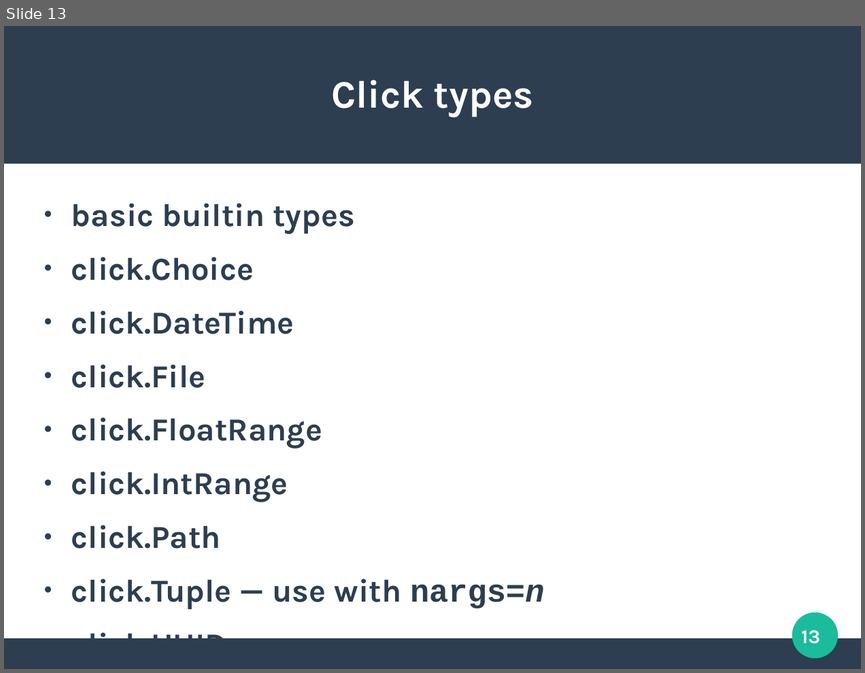
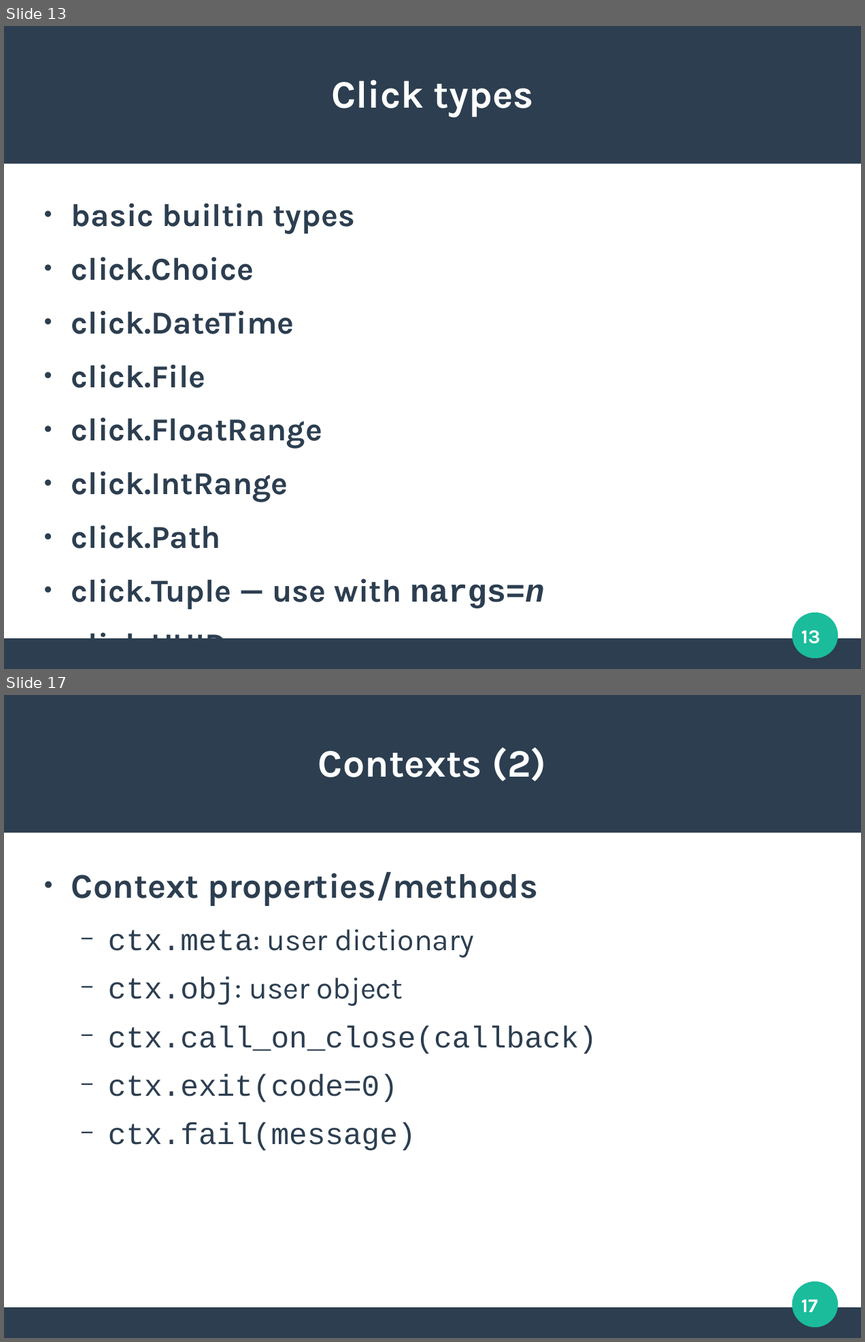
Before and after one commit to unixnut/Python-Click-talk, a slide deck: Python-Click-talk slides.odp. Shown one above the other, each under a label of ours: slide 13 before the commit, slides 13 and 17 after it; the slides between them are not shown. The pictures are 865x673 and 865x1342 pixels, drawn with LibreOffice and Linux fonts; fonts in the diff are those of the drawing. Boxes give left, top, right and bottom in pixels: in the first picture for what was removed or moved away, otherwise in the second. Text is boxed around its words. In the diff, an @@ line names an element or a change of style, - is before the commit and + after.

```diff
--- a/Python-Click-talk slides.odp
+++ b/Python-Click-talk slides.odp
@@ slide 17 added at (4,695,861,1338), background #FFFFFF; not listed: 3 template elements that a slide beside it also shows @@
@@ title added at (318,747,547,781), 36 pt, text #FFFFFF, bold @@
+Contexts (2)
@@ text added at (71,872,597,1151), 28 pt, text #2C3E50 @@
+● Context properties/methods
+  − ctx.meta: user dictionary
+  − ctx.obj: user object
+  − ctx.call_on_close(callback)
+  − ctx.exit(code=0)
+  − ctx.fail(message)
@@ page number added at (801,1299,817,1312), 18 pt, text #FFFFFF, bold @@
+17
```
Also in this commit, not shown: 5 slides changed, 3 other slides added, 2 slides removed, 1 other file.
